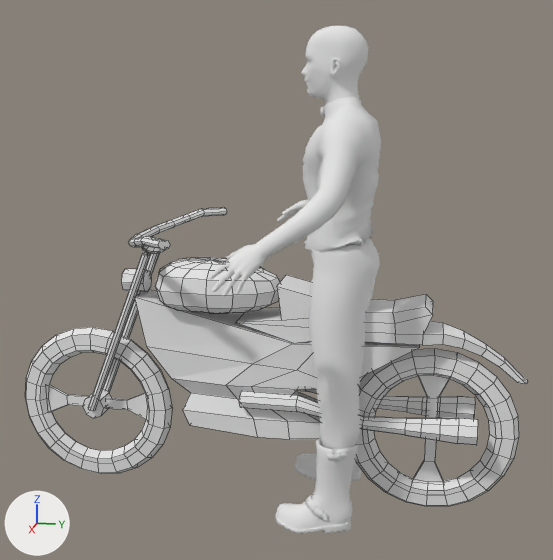
A saved change to the Blender file models/blender/skinhead_shooter1.blend.
Camera for both pictures: a 50 mm lens placed at (0.1124, 0.0114, 0.0635), pointed at (-0.0005, -0.0112, 0.0353). Arrows for +X, +Y and +Z are at lower left; the lights stay in place. Mesh edges are drawn as thin lines on the coarser meshes.

Objects in the first picture: 'Torus', 'bandit_shooter1-base', 'bandit_shooter1-m_trousers_02', 'bandit_shooter1-motorcyclejacket', 'bandit_shooter1-shoes_biker_boots_male'.
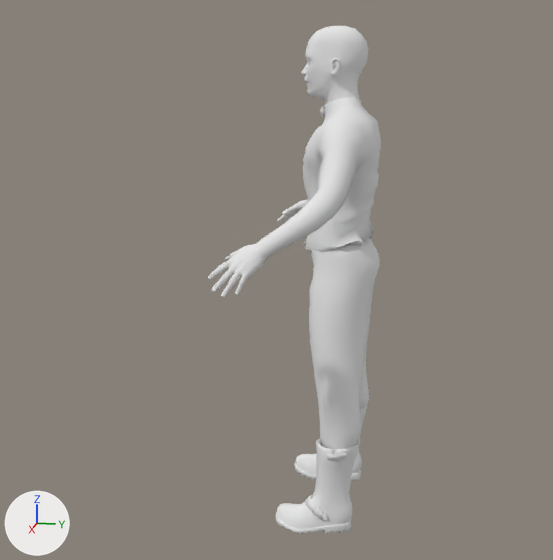
The newer file is also turned or shifted as a whole; pictures and numbers use the older file's frame.

Location of each change, (x1, y1, x2, y2) in pixels of the pictures (553 x 560 px):
'Torus', deleted
    before: (25, 208, 528, 506)
    faces in mat_rubber (its picture is missing): (25, 275, 519, 506)
    faces in mat_engine (its picture is missing): (135, 289, 420, 439)
    faces in mat_metal (its picture is missing): (40, 208, 496, 491)
    faces in mat_metal_green (its picture is missing): (122, 238, 528, 384)

Patch to the scene script:
```diff
--- a/models/blender/skinhead_shooter1.blend.py
+++ b/models/blender/skinhead_shooter1.blend.py
@@ ob_torus @@
-ob_torus = bpy.data.objects.new('Torus', me_torus)
-ob_torus.location = (0.0, -0.1228, 0.0008)
-ob_torus.rotation_euler = (0.0, 1.571, 0.0)  # degrees (0, 90, 0)
-ob_torus.scale = (0.00592, 0.00592, 0.00381)
```
